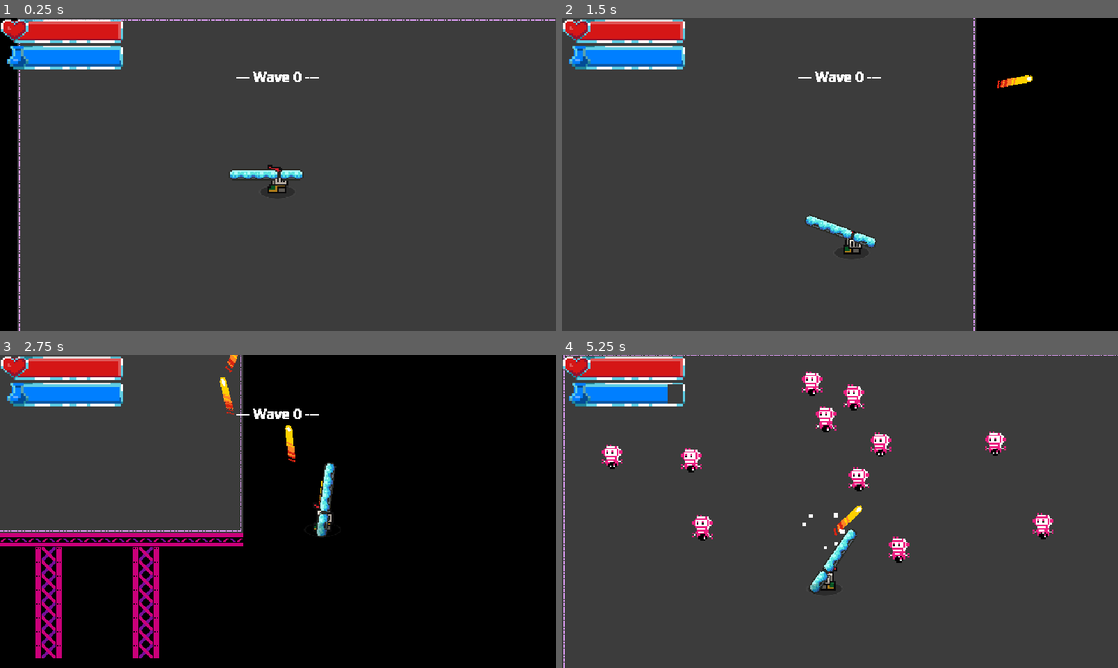
Above: before the commit, frames 1-4 (two rows, left to right).
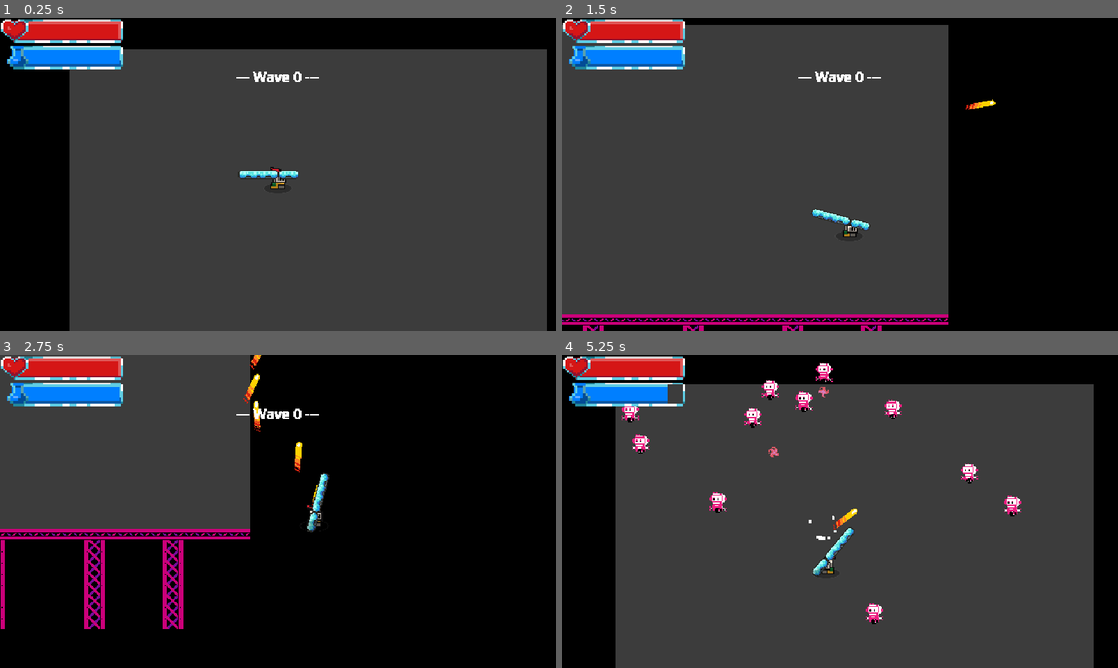
Above: after the commit, the same moments.

Repository: LicoRyte/PSCP--NoIWasTheJudge
Game: Godot game, scene res://Scene/Game Scene/arena.tscn
Same seed, same stepped clock (60 frames per second), same inputs: the game is played once before the commit and once after it.
Inputs (mouse positions are in pixels of both pictures, inside the frame that each line leads up to):
- Up to frame 1 (0.25 s): no input
- Up to frame 2 (1.5 s): move the mouse to (962, 158) at 0.52 s; hold D (Right) 0.53-1.28 s; tap Shift (Dash) at 0.6, 1.35 s; click (962, 158) at 0.67 s; move the mouse to (728, 190) at 1.27 s; hold S (Down) from 1.28 s (still down)
- Up to frame 3 (2.75 s): move the mouse to (333, 442) at 2.02 s; release S (Down) at 2.03 s; press the mouse at (333, 442) at 2.03 s; hold D (Right) from 2.03 s (still down); tap Shift (Dash) at 2.3 s
- Up to frame 4 (5.25 s): move the mouse to (812, 574) at 2.77 s; release D (Right) at 2.78 s; release the mouse at (812, 574) at 2.78 s; hold W (Up) 2.78-3.53 s; tap R (Relode) at 2.85 s; click (812, 574) at 2.92 s; tap Shift (Dash) at 3.05, 3.8, 4.55, 5.1 s; move the mouse to (1006, 558) at 3.52 s; hold A (Left) 3.53-5.03 s; tap Space (Space) at 3.6 s; move the mouse to (673, 464) at 4.27 s; tap J (spawn_mob) at 4.35 s; move the mouse to (867, 511) at 5.02 s; hold S (Down) from 5.03 s (still down); click (867, 511) at 5.17 s

The runs differ from the first frame. In frame 1, 18% of the frame differs, in the area x 3-100%, y 0-100%; in frame 2, 11%; in frame 3, 7.8%; in frame 4, 24%, in the area x 0-100%, y 0-100%.

Commit message:
final_enemy_guide
random path to player

Diff:
--- a/Scene/enemy/enemy.tscn
+++ b/Scene/enemy/enemy.tscn
@@ -61,7 +61,7 @@
 radius = 16.03122
 
 [sub_resource type="CircleShape2D" id="CircleShape2D_62j1s"]
-radius = 121.004135
+radius = 92.19544
 
 [sub_resource type="CapsuleShape2D" id="CapsuleShape2D_vo3e1"]
 radius = 4.0
@@ -127,7 +127,7 @@
 script = ExtResource("7_62j1s")
 
 [node name="Timer" type="Timer" parent="."]
-wait_time = 3.0
+wait_time = 2.0
 autostart = true
 
 [connection signal="body_entered" from="detection_area" to="." method="_on_detection_area_body_entered"]
--- a/Scene/enemy/enemy_bullet.tscn
+++ b/Scene/enemy/enemy_bullet.tscn
@@ -91,7 +91,7 @@
 "duration": 1.0,
 "texture": SubResource("AtlasTexture_8pmdm")
 }],
-"loop": false,
+"loop": true,
 "name": &"blue",
 "speed": 16.0
 }, {
@@ -134,7 +134,7 @@
 sprite_frames = SubResource("SpriteFrames_ddm8l")
 animation = &"pink"
 autoplay = "pink"
-frame_progress = 0.25033
+frame_progress = 0.09086315
 
 [node name="VisibleOnScreenNotifier2D" type="VisibleOnScreenNotifier2D" parent="."]
 position = Vector2(-88, 0)
--- a/Scene/player/Player.tscn
+++ b/Scene/player/Player.tscn
@@ -268,6 +268,7 @@
 [node name="Camera2D" type="Camera2D" parent="."]
 position = Vector2(0, -20)
 ignore_rotation = false
+zoom = Vector2(0.8, 0.8)
 position_smoothing_enabled = true
 rotation_smoothing_enabled = true
 
@@ -331,45 +332,40 @@
 script = ExtResource("2_3eeal")
 starting_state = NodePath("Idle")
 
-[node name="Idle" type="Node" parent="StateMachine_MM" node_paths=PackedStringArray("run_state", "jump_state", "killed_state", "stunned_state", "dash_state")]
+[node name="Idle" type="Node" parent="StateMachine_MM" node_paths=PackedStringArray("run_state", "jump_state", "killed_state", "dash_state")]
 script = ExtResource("3_mud5u")
 run_state = NodePath("../Run")
 jump_state = NodePath("../Jump")
 killed_state = NodePath("../Killed")
-stunned_state = NodePath("")
 dash_state = NodePath("../Dash")
 
-[node name="Run" type="Node" parent="StateMachine_MM" node_paths=PackedStringArray("idle_state", "jump_state", "killed_state", "stunned_state", "dash_state")]
+[node name="Run" type="Node" parent="StateMachine_MM" node_paths=PackedStringArray("idle_state", "jump_state", "killed_state", "dash_state")]
 script = ExtResource("3_jvxg0")
 idle_state = NodePath("../Idle")
 jump_state = NodePath("../Jump")
 killed_state = NodePath("../Killed")
-stunned_state = NodePath("")
 dash_state = NodePath("../Dash")
 
-[node name="Jump" type="Node" parent="StateMachine_MM" node_paths=PackedStringArray("idle_state", "run_state", "killed_state", "stunned_state", "dash_state")]
+[node name="Jump" type="Node" parent="StateMachine_MM" node_paths=PackedStringArray("idle_state", "run_state", "killed_state", "dash_state")]
 script = ExtResource("5_fvocf")
 idle_state = NodePath("../Idle")
 run_state = NodePath("../Run")
 killed_state = NodePath("../Killed")
-stunned_state = NodePath("")
 dash_state = NodePath("../Dash")
 
-[node name="Killed" type="Node" parent="StateMachine_MM" node_paths=PackedStringArray("idle_state", "run_state", "jump_state", "stunned_state", "dash_state")]
+[node name="Killed" type="Node" parent="StateMachine_MM" node_paths=PackedStringArray("idle_state", "run_state", "jump_state", "dash_state")]
 script = ExtResource("6_pmp2f")
 idle_state = NodePath("../Idle")
 run_state = NodePath("../Run")
 jump_state = NodePath("../Jump")
-stunned_state = NodePath("")
 dash_state = NodePath("../Dash")
 animation_name = "dash"
 
-[node name="Dash" type="Node" parent="StateMachine_MM" node_paths=PackedStringArray("idle_state", "run_state", "jump_state", "killed_state", "stunned")]
+[node name="Dash" type="Node" parent="StateMachine_MM" node_paths=PackedStringArray("idle_state", "run_state", "jump_state", "killed_state")]
 script = ExtResource("10_fq3oi")
 idle_state = NodePath("../Idle")
 run_state = NodePath("../Run")
 jump_state = NodePath("../Jump")
 killed_state = NodePath("../Killed")
-stunned = NodePath("")
 
 [connection signal="area_entered" from="hitbox_player" to="StateMachine_MM/Dash" method="_on_hitbox_player_area_entered"]
--- a/Scripts/enemy/enemy.gd
+++ b/Scripts/enemy/enemy.gd
@@ -3,6 +3,11 @@
 
 @export var health:float = 100.0
 @export var enemy_bullet_scene = preload("res://Scene/enemy/enemy_bullet.tscn")
+var direction = position.direction_to(Vector2(0, 0))
+var randomdistance_x := randf_range(-1000, 1000)
+var randomdistance_y := randf_range(-1000, 1000)
+var position_to_atk := Vector2(0, 0)
+var position_to_end := Vector2(0, 0)
 var player_chase := true
 var can_shoot := true
 var player : Player
@@ -21,12 +26,13 @@
 func _physics_process(_delta: float) -> void:
 	#print(player_chase)
 	if player_chase:
-		var direction = global_position.direction_to(player.global_position)
+		position_to_atk = Vector2(player.position.x + randomdistance_x, player.position.y + randomdistance_y)
+		direction = position.direction_to(position_to_atk)
 		velocity = direction * 50
 		move_and_slide()
 		can_shoot = true
 	else:
-		var direction = global_position.direction_to(player.global_position)
+		direction = position.direction_to((player.position))
 		velocity = direction * 25
 		move_and_slide()
 		can_shoot = true
@@ -58,5 +64,7 @@
 	get_tree().current_scene.add_child(new_enemy_bullet)
 
 func _on_timer_timeout() -> void:
+	randomdistance_x = randf_range(-1000, 1000)
+	randomdistance_y = randf_range(-1000, 1000)
 	if can_shoot:
 		shoot_bullet()
--- a/default_bus_layout.tres
+++ b/default_bus_layout.tres
@@ -1,3 +1,4 @@
-[gd_resource type="AudioBusLayout" load_steps=0 format=3 uid="uid://lv5112e0bqia"]
+[gd_resource type="AudioBusLayout" format=3 uid="uid://lv5112e0bqia"]
 
 [resource]
+bus/0/volume_db = -26.595549
Not shown: 1 places in Scene/enemy/enemy.tscn that only renumber resources
